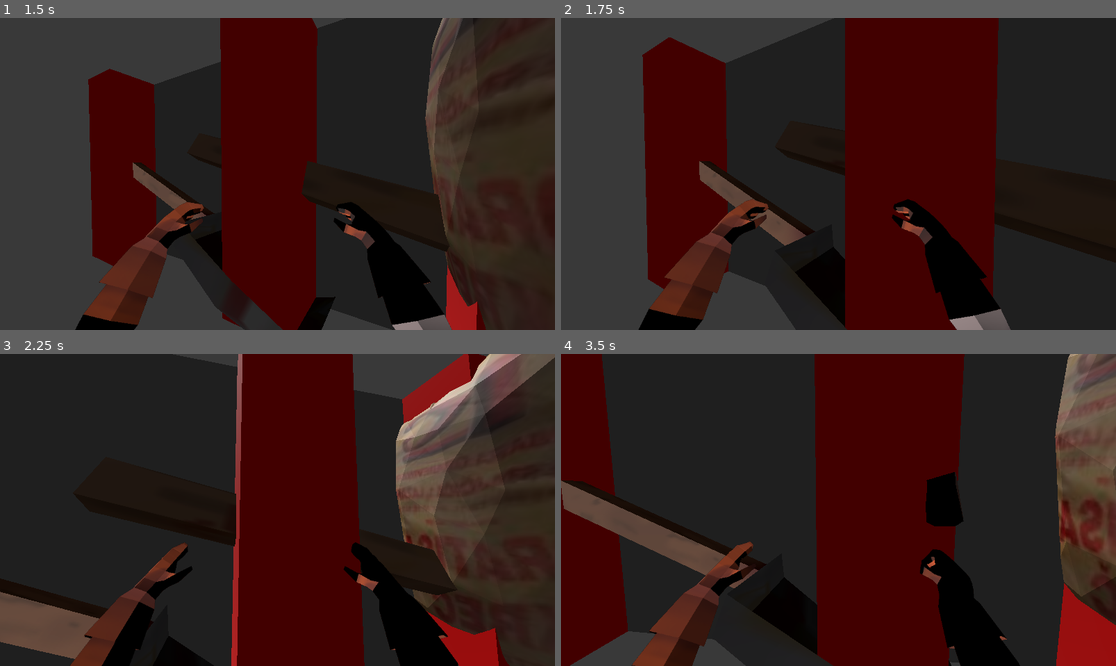
Above: before the commit, frames 1-4 (two rows, left to right).
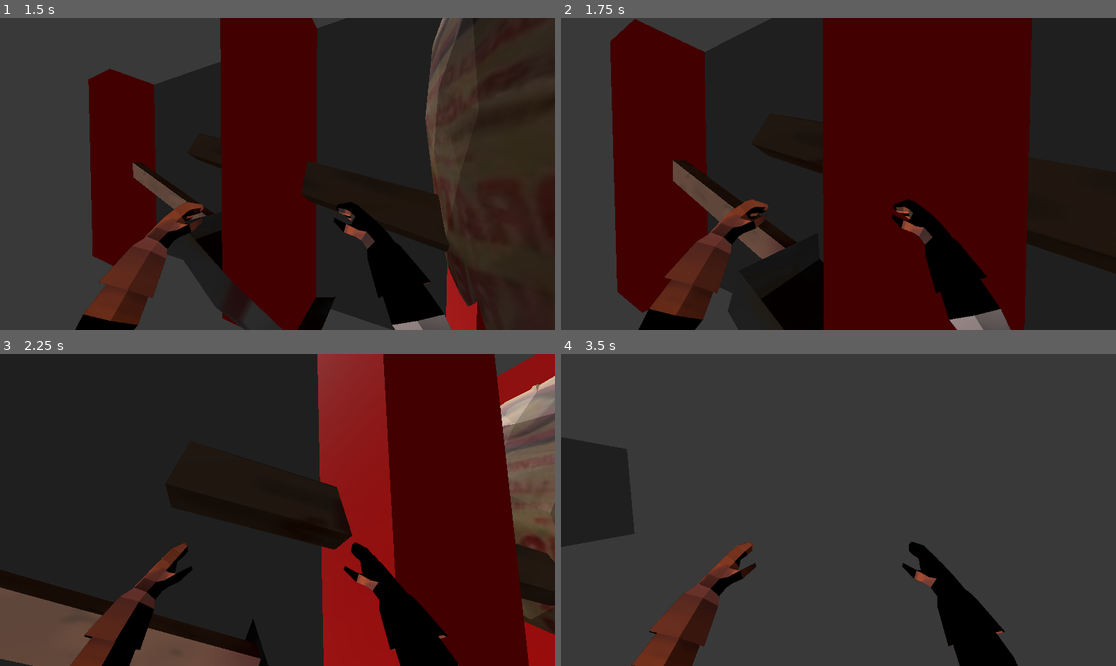
Above: after the commit, the same moments.

Repository: senseibobo/lesinar
Game: Godot game, scene res://world/world.tscn
Two runs of this game, one before a commit and one after it. Both use one fixed random seed, a clock stepped at 60 frames per second and the inputs below. The engine's default icon, where the game draws it, is replaced by a stand-in: a white triangle on a blue panel in a dark square.
Inputs (mouse positions are in pixels of both pictures, inside the frame that each line leads up to):
- Up to frame 1 (1.5 s): move the mouse to (305, 174) at 0.52 s; hold W (up) from 0.53 s (still down); tap E (interact) at 0.6 s; move the mouse to (249, 174) at 1.27 s; click (249, 174) at 1.35 s
- Up to frame 2 (1.75 s): keep holding W (up)
- Up to frame 3 (2.25 s): keep holding W (up); move the mouse to (288, 503) at 2.02 s; right-click (288, 503) at 2.1 s
- Up to frame 4 (3.5 s): keep holding W (up); move the mouse to (832, 516) at 2.77 s; tap E (interact) at 2.85 s

Frame 1 is identical in both runs. In frame 2, 23% of the frame differs, in the area x 8-85%, y 0-100%; in frame 3, 56%; in frame 4, 91%, in the area x 0-100%, y 0-100%.

Commit message:
reduced player size to fit between graves

Diff:
--- a/player/player.tscn
+++ b/player/player.tscn
@@ -4,6 +4,7 @@
 [ext_resource type="Texture2D" uid="uid://dtil8wqt0x15o" path="res://player/ruke_mesh/armModel_armCol.png" id="2_nfbs6"]
 
 [sub_resource type="CapsuleShape3D" id="CapsuleShape3D_mb4tp"]
+radius = 0.3
 
 [sub_resource type="StandardMaterial3D" id="StandardMaterial3D_t11hp"]
 resource_name = "Skin"
